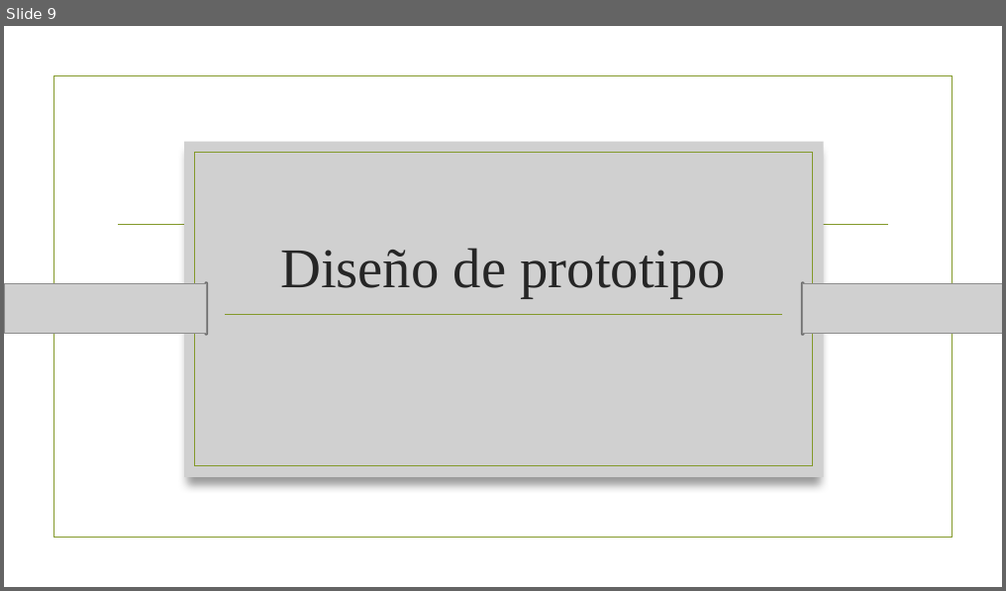
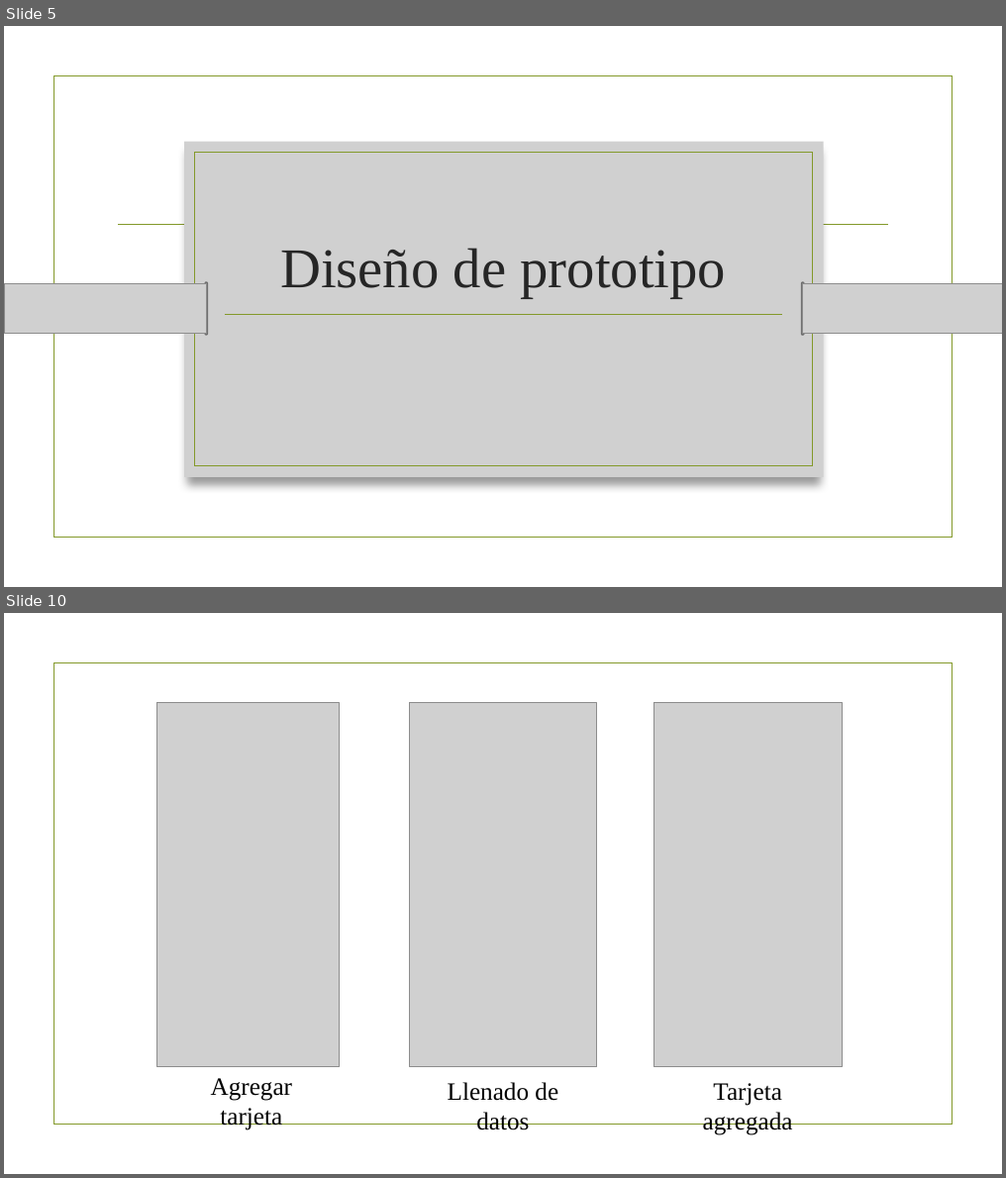
Before and after one commit to itzAngel/tsuki-project, a slide deck: Proyecto App Móviles.pptx. Shown one above the other, each under a label of ours: slide 9 before the commit, slides 5 and 10 after it; the slides between them are not shown. The pictures are 1006x591 and 1006x1178 pixels, drawn with LibreOffice and Linux fonts; fonts in the diff are those of the drawing; grey boxes stand for pictures; background and template pictures are left out. Boxes give left, top, right and bottom in pixels: in the first picture for what was removed or moved away, otherwise in the second. Text is boxed around its words. In the diff, an @@ line names an element or a change of style, - is before the commit and + after.

```diff
--- a/Proyecto App Móviles.pptx
+++ b/Proyecto App Móviles.pptx
@@ slide 10 added at box(4, 613, 1002, 1174), background picture (left out); not listed: 1 template element that a slide beside it also shows @@
@@ picture added at box(156, 703, 340, 1066) @@
@@ picture added at box(409, 703, 597, 1066) @@
@@ picture added at box(653, 703, 842, 1067) @@
@@ text added at box(211, 1078, 293, 1131), 24 pt, text #000000 @@
+Agregar tarjeta
@@ text added at box(448, 1082, 558, 1131), 24 pt, text #000000 @@
+Llenado de datos
@@ text added at box(703, 1083, 793, 1136), 24 pt, text #000000 @@
+Tarjeta agregada
@@ what was slide 9 is now slide 5 @@
```
Also in this commit, not shown: 6 other slides added, 5 slides removed, 1 other file.
